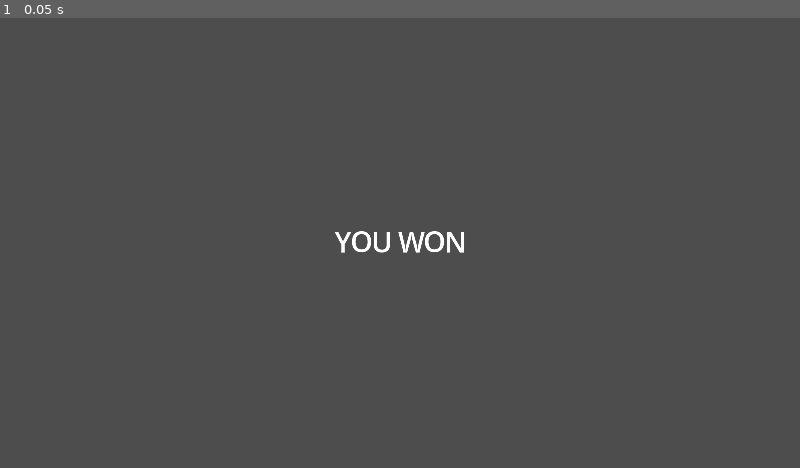
Above: before the commit, frame 1.
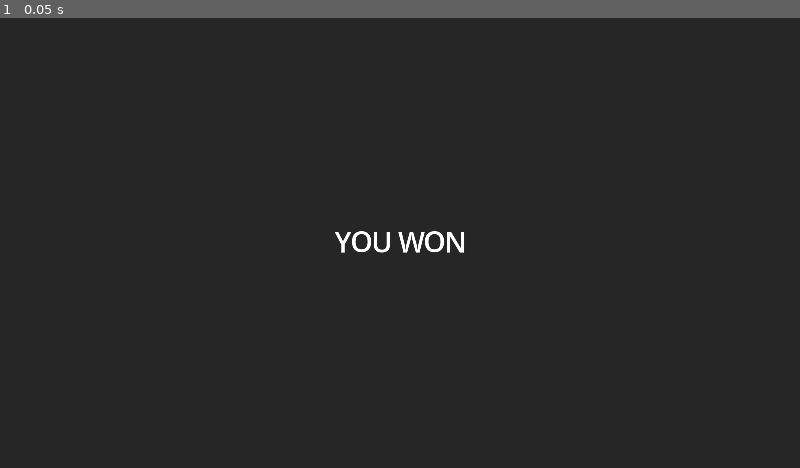
Above: after the commit, the same moment.

Repository: LunariumGame/Lunarium
Game: Godot game, scene res://scenes/screens/victory.tscn
Two runs of this game, one before a commit and one after it. Both use one fixed random seed, a clock stepped at 60 frames per second and the inputs below. This scene is started directly instead of the project's main scene.
Inputs:
- Up to frame 1 (0.05 s): no input

The runs differ from the first frame. In frame 1, 100% of the frame differs, in the area x 0-100%, y 0-100%.

Commit message:
Backdrop for victory screen

Diff:
--- a/scenes/screens/victory.tscn
+++ b/scenes/screens/victory.tscn
@@ -7,6 +7,14 @@
 
 [node name="Victory" type="CanvasLayer"]
 script = ExtResource("1_63tvk")
+
+[node name="ColorRect" type="ColorRect" parent="."]
+anchors_preset = 15
+anchor_right = 1.0
+anchor_bottom = 1.0
+grow_horizontal = 2
+grow_vertical = 2
+color = Color(0, 0, 0, 0.5019608)
 
 [node name="VBoxContainer" type="VBoxContainer" parent="."]
 anchors_preset = 15
